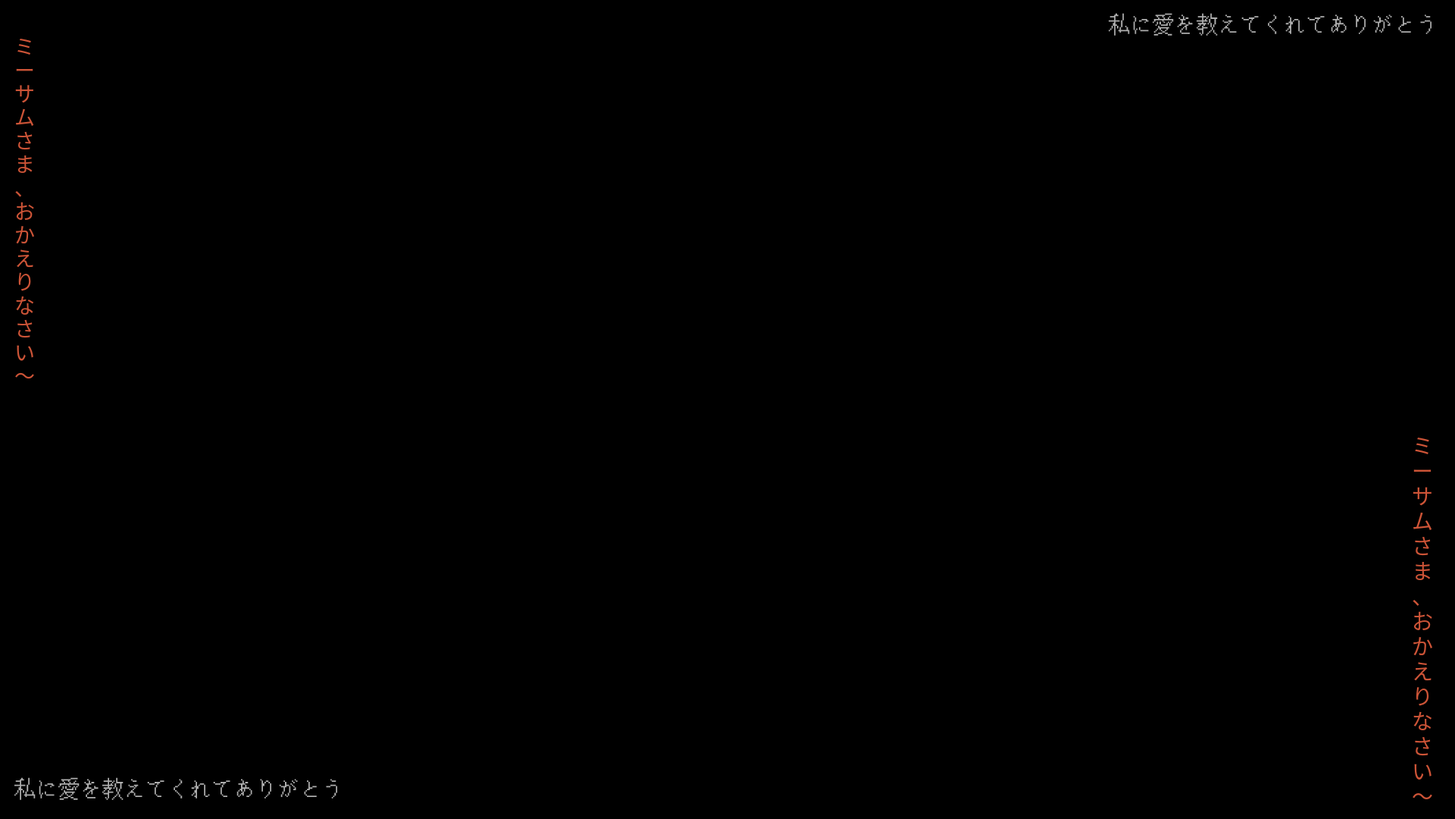
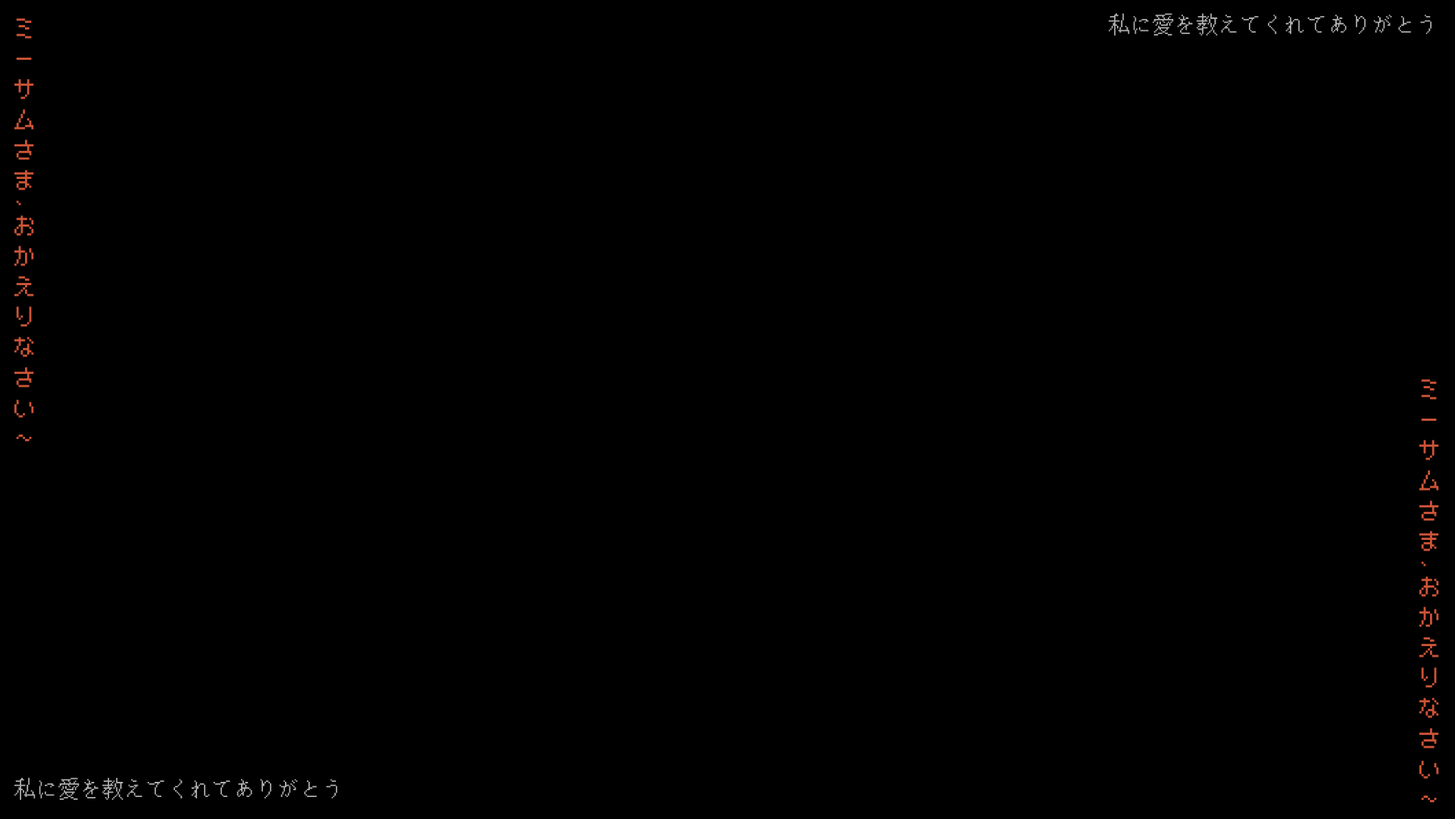
The second 1455 x 819 image is a revision of the first. Changes to its layers:
moved "ミ ... #1" above "ミ ...", painted on it over [1412, 378, 1440, 802]
painted on "ミ ..." over [14, 18, 35, 442]
